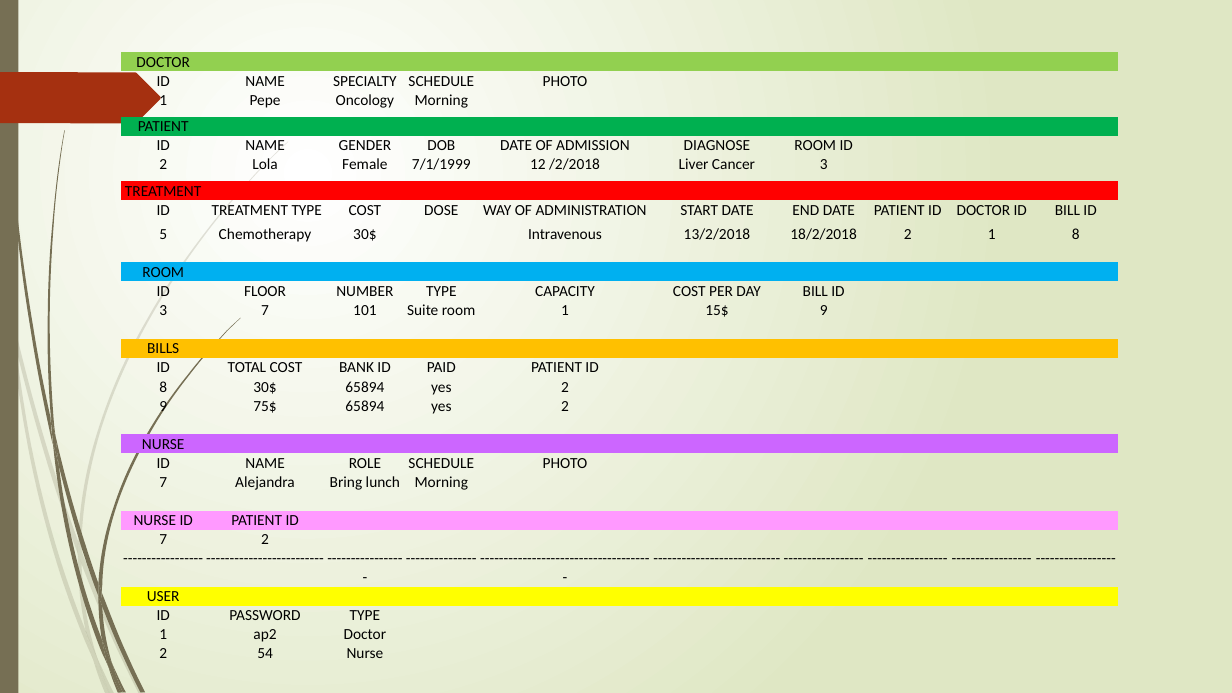
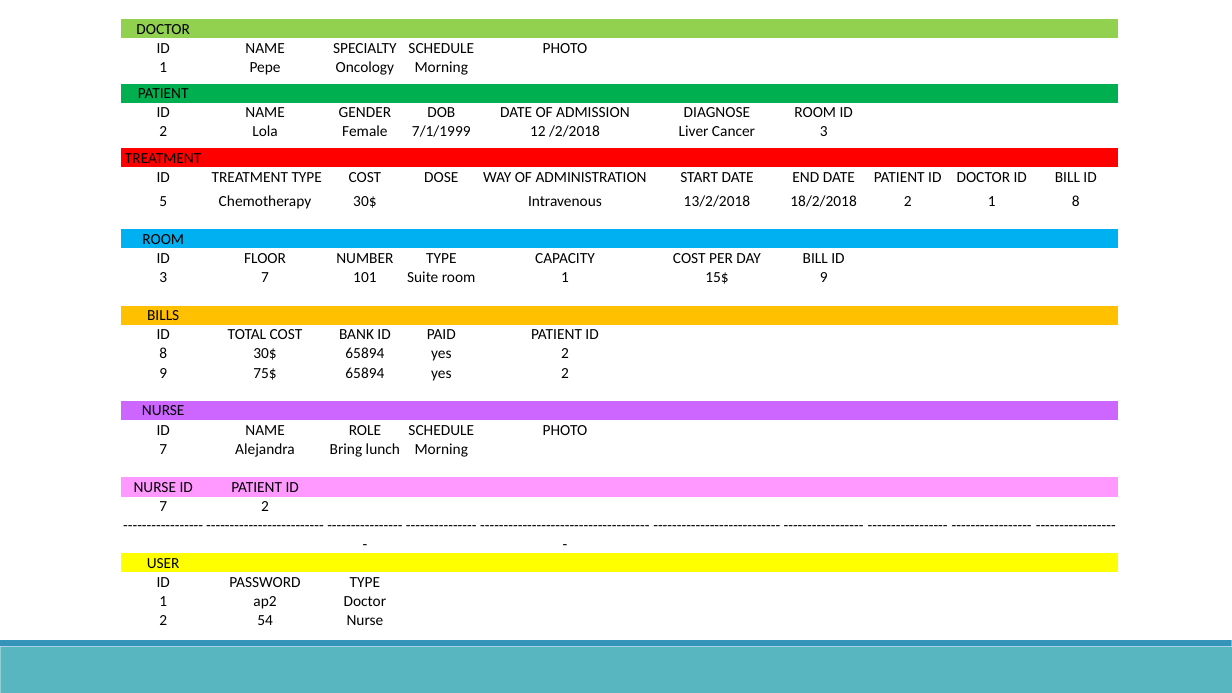
Before and after one commit to LolaArdura/Hospital-Management-System, a slide deck: slide 4 of Hospital Magement (1).pptx. Drawn at 1232x693 pixels with LibreOffice and Linux fonts; fonts in the diff are those of the drawing. Boxes give left, top, right and bottom in pixels: in the first picture for what was removed or moved away, otherwise in the second. Text is boxed around its words. In the diff, an @@ line names an element or a change of style, - is before the commit and + after.

```diff
--- a/Hospital Magement (1).pptx
+++ b/Hospital Magement (1).pptx
@@ background gradient #FFFFFF to #DFE8C4 to #FFFFFF @@
@@ rectangle removed at <box>0,0,18,693</box> @@
@@ table: place and size @@
-table at <box>121,53,1118,678</box>
+table at <box>121,19,1118,645</box>
@@ freeform shape removed at <box>0,72,161,123</box> @@
@@ rectangle added at <box>0,647,1232,693</box>, fill #58B6C0 @@
@@ rectangle added at <box>0,640,1232,647</box>, fill #3494BA @@
@@ group removed at <box>0,141,288,693</box>: 10 freeform shapes @@
@@ group removed at <box>3,0,240,693</box>: 12 freeform shapes @@
```
Also in this commit, not shown: 3 other slides changed, 4 slides added, 4 slides removed.
